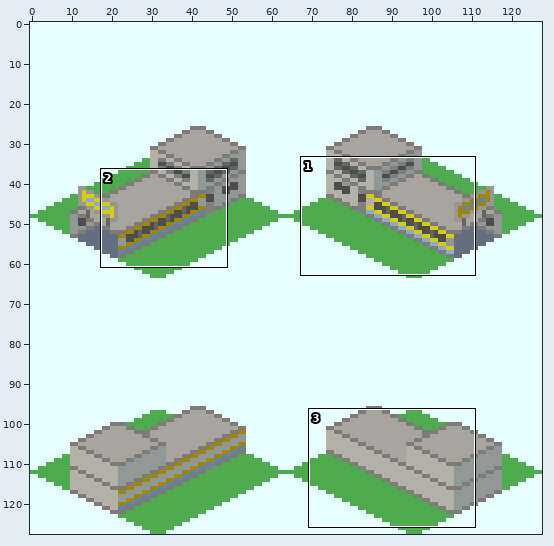
One commit to this sprite sheet: Subway_Station_Gateway_Single_S.png. The first picture is a wide view before the edit; the outline marks the close-up.
Close-up. Before the commit:
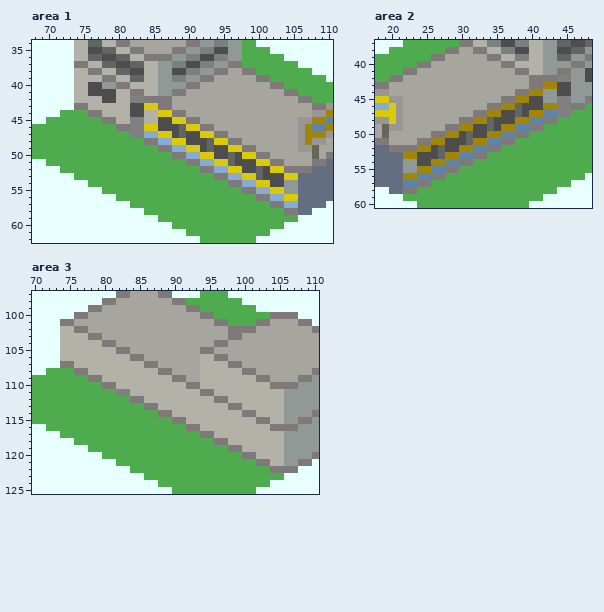
The file is 128x128 pixels. Colours within 5 levels of each other are drawn and written as one. Shown: area 1: x 68..110, y 34..62; area 2: x 18..48, y 37..60; area 3: x 70..110, y 97..125.
New version:
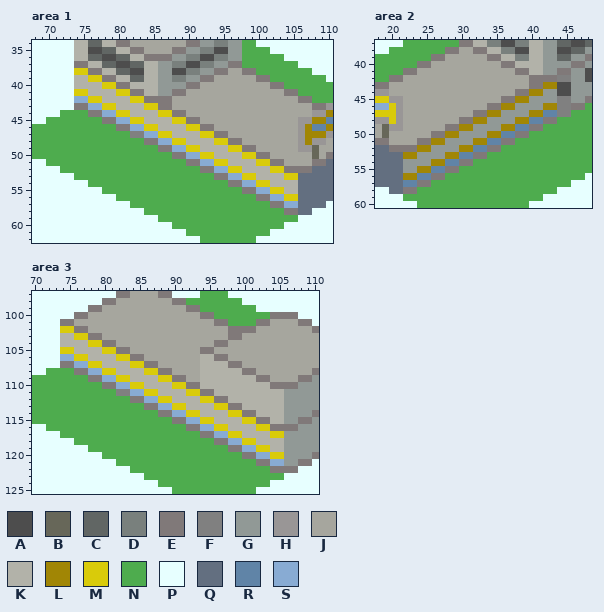
Palette (. is transparent): A #4d4d4d  B #676759  C #616664  D #79807d  E #807979  F #808080  G #919996  H #999696  J #a6a69e  K #b2b2a9  L #a18605  M #d9cb0a  N #4eac4e  P #e7ffff  Q #636f80  R #6084a7  S #88abd3
Change:
--- area 1
@@ x 68..110 @@
 37 PPPPPPEEKKCCAACCKKGGDDAADDGGEENNNNNNNNPPPPP
-38 PPPPPPKKEEKKCCAAKKGGAADDGGEEJJEENNNNNNNNPPP
-39 PPPPPPKKKKEEKKCCKKGGDDGGEEJJJJJJEENNNNNNNNP
-40 PPPPPPKKAAGGEEKKKKGGGGEEJJJJJJJJJJEENNNNNNN
-41 PPPPPPKKAAAAKKEEKKGGEEJJJJJJJJJJJJJJEENNNNN
-42 PPPPPPKKKKAAKKFFEEEEJJJJJJJJJJJJJJJJJJEENNN
-43 PPPPPPEEKKKKKKAAMMEEJJJJJJJJJJJJJJJJJJJJEEH
-44 PPPPNNNNEEKKKKAAKKMMEEJJJJJJJJJJJJJJJJJJHHL
-45 PPNNNNNNNNEEKKFFKKAAMMEEJJJJJJJJJJJJJJHHLLR
-46 NNNNNNNNNNNNEEFFMMAAACMMEEJJJJJJJJJJJJHLRRL
-47 NNNNNNNNNNNNNNFFSSMMACAAMMEEJJJJJJJJJJHLLLH
-48 NNNNNNNNNNNNNNNNEESSMMAAACMMEEJJJJJJJJHLHHJ
-49 NNNNNNNNNNNNNNNNNNEESSMMACAAMMEEJJJJJJHHBJJ
-50 NNNNNNNNNNNNNNNNNNNNEESSMMAACAMMEEJJJJJJBJE
-51 PPNNNNNNNNNNNNNNNNNNNNEESSMMCAAAMMEEJJJJEEQ
-52 PPPPNNNNNNNNNNNNNNNNNNNNEESSMMAACAMMEEEEQQQ
-53 PPPPPPNNNNNNNNNNNNNNNNNNNNEESSMMCAAAMMQQQQQ
-54 PPPPPPPPNNNNNNNNNNNNNNNNNNNNEESSMMAAGGQQQQQ
-55 PPPPPPPPPPNNNNNNNNNNNNNNNNNNNNEESSMMGGQQQQQ
+38 PPPPPPMMEEKKCCAAKKGGAADDGGEEJJEENNNNNNNNPPP
+39 PPPPPPKKMMEEKKCCKKGGDDGGEEJJJJJJEENNNNNNNNP
+40 PPPPPPKKKKMMEEKKKKGGGGEEJJJJJJJJJJEENNNNNNN
+41 PPPPPPMMKKKKMMEEKKGGEEJJJJJJJJJJJJJJEENNNNN
+42 PPPPPPSSMMKKKKMMEEEEJJJJJJJJJJJJJJJJJJEENNN
+43 PPPPPPEESSMMKKKKMMEEJJJJJJJJJJJJJJJJJJJJEEH
+44 PPPPNNNNEESSMMKKKKMMEEJJJJJJJJJJJJJJJJJJHHL
+45 PPNNNNNNNNEESSMMKKKKMMEEJJJJJJJJJJJJJJHHLLR
+46 NNNNNNNNNNNNEESSMMKKKKMMEEJJJJJJJJJJJJHLRRL
+47 NNNNNNNNNNNNNNFFSSMMKKKKMMEEJJJJJJJJJJHLLLH
+48 NNNNNNNNNNNNNNNNEESSMMKKKKMMEEJJJJJJJJHLHHJ
+49 NNNNNNNNNNNNNNNNNNEESSMMKKKKMMEEJJJJJJHHBJJ
+50 NNNNNNNNNNNNNNNNNNNNEESSMMKKKKMMEEJJJJJJBJE
+51 PPNNNNNNNNNNNNNNNNNNNNEESSMMKKKKMMEEJJJJEEQ
+52 PPPPNNNNNNNNNNNNNNNNNNNNEESSMMKKKKMMEEEEQQQ
+53 PPPPPPNNNNNNNNNNNNNNNNNNNNEESSMMKKKKMMQQQQQ
+54 PPPPPPPPNNNNNNNNNNNNNNNNNNNNEESSMMKKKKQQQQQ
+55 PPPPPPPPPPNNNNNNNNNNNNNNNNNNNNEESSMMKKQQQQQ
 56 PPPPPPPPPPPPNNNNNNNNNNNNNNNNNNNNEESSMMQQQQQ
--- area 2
@@ x 18..48 @@
 44 HHJJJJJJJJJJJJJJJJJJEELLGGAAGGG
-45 MMHHJJJJJJJJJJJJJJEELLAAGGFFGGE
-46 SSMHJJJJJJJJJJJJEELLCAAALLFFEEN
-47 MMMHJJJJJJJJJJEELLAACALLRRFFNNN
-48 HHMHJJJJJJJJEELLCAAALLRREENNNNN
-49 JBHHJJJJJJEELLAACALLRREENNNNNNN
-50 JBJJJJJJEELLACAALLRREENNNNNNNNN
-51 EEJJJJEELLAAACLLRREENNNNNNNNNNN
-52 QQEEEELLACAALLRREENNNNNNNNNNNNN
-53 QQQQLLAAACLLRREENNNNNNNNNNNNNNN
-54 QQQQGGAALLRREENNNNNNNNNNNNNNNNN
+45 MMHHJJJJJJJJJJJJJJEELLGGGGFFGGE
+46 SSMHJJJJJJJJJJJJEELLGGGGLLFFEEN
+47 MMMHJJJJJJJJJJEELLGGGGLLRRFFNNN
+48 HHMHJJJJJJJJEELLGGGGLLRREENNNNN
+49 JBHHJJJJJJEELLGGGGLLRREENNNNNNN
+50 JBJJJJJJEELLGGGGLLRREENNNNNNNNN
+51 EEJJJJEELLGGGGLLRREENNNNNNNNNNN
+52 QQEEEELLGGGGLLRREENNNNNNNNNNNNN
+53 QQQQLLGGGGLLRREENNNNNNNNNNNNNNN
+54 QQQQGGGGLLRREENNNNNNNNNNNNNNNNN
 55 QQQQGGLLRREENNNNNNNNNNNNNNNNNNN
--- area 3
@@ x 70..110 @@
 101 PPPPEEJJJJJJJJJJJJJJJJJJJJEENNNNEEJJJJEEP
-102 PPPPKKEEJJJJJJJJJJJJJJJJJJJJEEEEJJJJJJJJE
-103 PPPPKKKKEEJJJJJJJJJJJJJJJJJJEEJJJJJJJJJJJ
-104 PPPPKKKKKKEEJJJJJJJJJJJJJJEEJJJJJJJJJJJJJ
-105 PPPPKKKKKKKKEEJJJJJJJJJJEEJJJJJJJJJJJJJJJ
-106 PPPPKKKKKKKKKKEEJJJJJJJJKKEEJJJJJJJJJJJJJ
-107 PPPPEEKKKKKKKKKKEEJJJJJJKKKKEEJJJJJJJJJJJ
-108 PPNNNNEEKKKKKKKKKKEEJJJJKKKKKKEEJJJJJJJJE
-109 NNNNNNNNEEKKKKKKKKKKEEJJKKKKKKKKEEJJJJEEG
-110 NNNNNNNNNNEEKKKKKKKKKKEEKKKKKKKKKKEEEEGGG
-111 NNNNNNNNNNNNFFKKKKKKKKKKEEKKKKKKKKKKGGGGG
-112 NNNNNNNNNNNNNNEEKKKKKKKKKKEEKKKKKKKKGGGGG
-113 NNNNNNNNNNNNNNNNEEKKKKKKKKKKEEKKKKKKGGGGG
-114 NNNNNNNNNNNNNNNNNNEEKKKKKKKKKKEEKKKKGGGGE
-115 NNNNNNNNNNNNNNNNNNNNEEKKKKKKKKKKEEKKGGEEG
-116 PPNNNNNNNNNNNNNNNNNNNNEEKKKKKKKKKKEEEEGGG
-117 PPPPNNNNNNNNNNNNNNNNNNNNEEKKKKKKKKKKGGGGG
-118 PPPPPPNNNNNNNNNNNNNNNNNNNNEEKKKKKKKKGGGGG
-119 PPPPPPPPNNNNNNNNNNNNNNNNNNNNEEKKKKKKGGGGG
-120 PPPPPPPPPPNNNNNNNNNNNNNNNNNNNNEEKKKKGGGGE
-121 PPPPPPPPPPPPNNNNNNNNNNNNNNNNNNNNEEKKGGEEP
+102 PPPPMMEEJJJJJJJJJJJJJJJJJJJJEEEEJJJJJJJJE
+103 PPPPKKMMEEJJJJJJJJJJJJJJJJJJEEJJJJJJJJJJJ
+104 PPPPKKKKMMEEJJJJJJJJJJJJJJEEJJJJJJJJJJJJJ
+105 PPPPMMKKKKMMEEJJJJJJJJJJEEJJJJJJJJJJJJJJJ
+106 PPPPSSMMKKKKMMEEJJJJJJJJKKEEJJJJJJJJJJJJJ
+107 PPPPEESSMMKKKKMMEEJJJJJJKKKKEEJJJJJJJJJJJ
+108 PPNNNNEESSMMKKKKMMEEJJJJKKKKKKEEJJJJJJJJE
+109 NNNNNNNNEESSMMKKKKMMEEJJKKKKKKKKEEJJJJEEG
+110 NNNNNNNNNNEESSMMKKKKMMEEKKKKKKKKKKEEEEGGG
+111 NNNNNNNNNNNNFFSSMMKKKKMMEEKKKKKKKKKKGGGGG
+112 NNNNNNNNNNNNNNEESSMMKKKKMMEEKKKKKKKKGGGGG
+113 NNNNNNNNNNNNNNNNEESSMMKKKKMMEEKKKKKKGGGGG
+114 NNNNNNNNNNNNNNNNNNEESSMMKKKKMMEEKKKKGGGGE
+115 NNNNNNNNNNNNNNNNNNNNEESSMMKKKKMMEEKKGGEEG
+116 PPNNNNNNNNNNNNNNNNNNNNEESSMMKKKKMMEEEEGGG
+117 PPPPNNNNNNNNNNNNNNNNNNNNEESSMMKKKKMMGGGGG
+118 PPPPPPNNNNNNNNNNNNNNNNNNNNEESSMMKKKKGGGGG
+119 PPPPPPPPNNNNNNNNNNNNNNNNNNNNEESSMMKKGGGGG
+120 PPPPPPPPPPNNNNNNNNNNNNNNNNNNNNEESSMMGGGGE
+121 PPPPPPPPPPPPNNNNNNNNNNNNNNNNNNNNEESSGGEEP
 122 PPPPPPPPPPPPPPNNNNNNNNNNNNNNNNNNNNEEEEPPP
Pixel boxes of the changes (left, top, right, bottom) in both close-ups:
changed: (74, 68, 298, 194)
changed: (417, 96, 543, 166)
changed: (60, 326, 284, 466)
